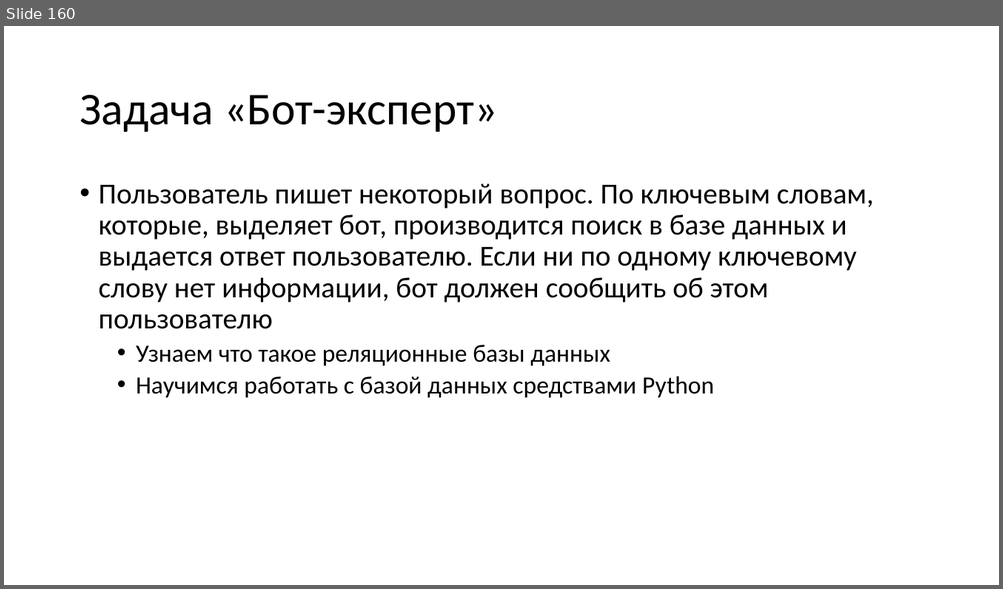
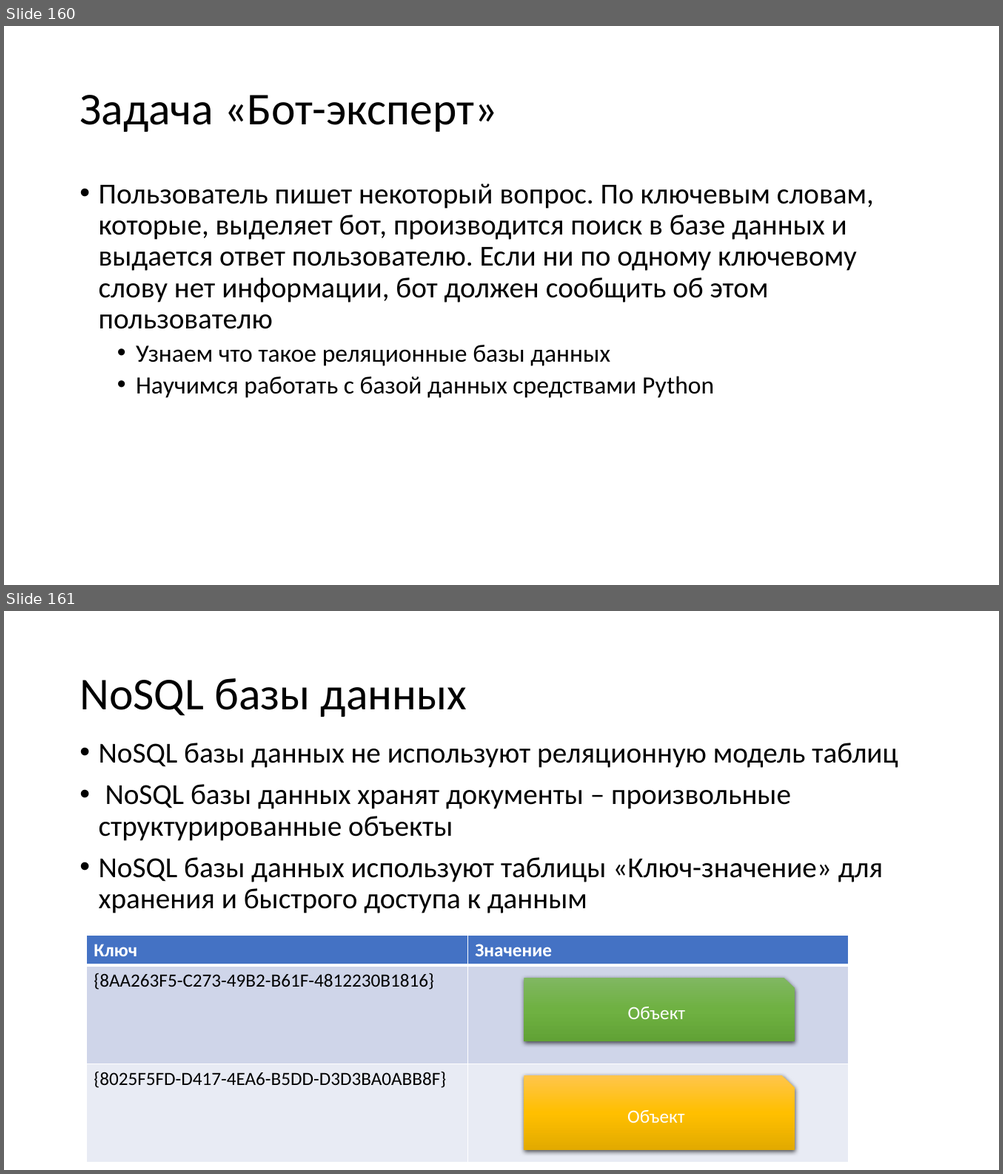
Before and after one commit to paveltsytovich/telegram-course, a slide deck: Presentation/Разработка ботов для телеграмм на Python.pptx. Shown one above the other, each under a label of ours: slide 160 before the commit, slides 160 and 161 after it. The pictures are 1003x589 and 1003x1174 pixels, drawn with LibreOffice and Linux fonts; fonts in the diff are those of the drawing. Boxes give left, top, right and bottom in pixels: in the first picture for what was removed or moved away, otherwise in the second. Text is boxed around its words. In the diff, an @@ line names an element or a change of style, - is before the commit and + after.

```diff
--- a/Presentation/Разработка ботов для телеграмм на Python.pptx
+++ b/Presentation/Разработка ботов для телеграмм на Python.pptx
@@ slide 161 added at (4, 611, 999, 1170), background #FFFFFF @@
@@ title added at (79, 678, 466, 717), 44 pt, text #000000 @@
+NoSQL базы данных
@@ text added at (99, 743, 897, 914), 28 pt, text #000000 @@
+• NoSQL базы данных не используют реляционную модель таблиц
+• NoSQL базы данных хранят документы – произвольные структурированные объекты
+• NoSQL базы данных используют таблицы «Ключ-значение» для хранения и быстрого доступа к данным
@@ table added at (86, 936, 848, 1160), 3 rows, 2 columns @@
+Ключ | Значение
+{8AA263F5-C273-49B2-B61F-4812230B1816} | 
+{8025F5FD-D417-4EA6-B5DD-D3D3BA0ABB8F} | 
@@ snip rect added at (524, 978, 794, 1042), fill gradient #81B861 to #6FB242 to #62A336, 18 pt, text #FFFFFF @@
+Объект
@@ snip rect added at (524, 1076, 794, 1150), fill gradient #FFC64B to #FFC000 to #E3AB00, 18 pt, text #FFFFFF @@
+Объект
```
Also in this commit, not shown: 8 other slides added, 1 slide removed.
